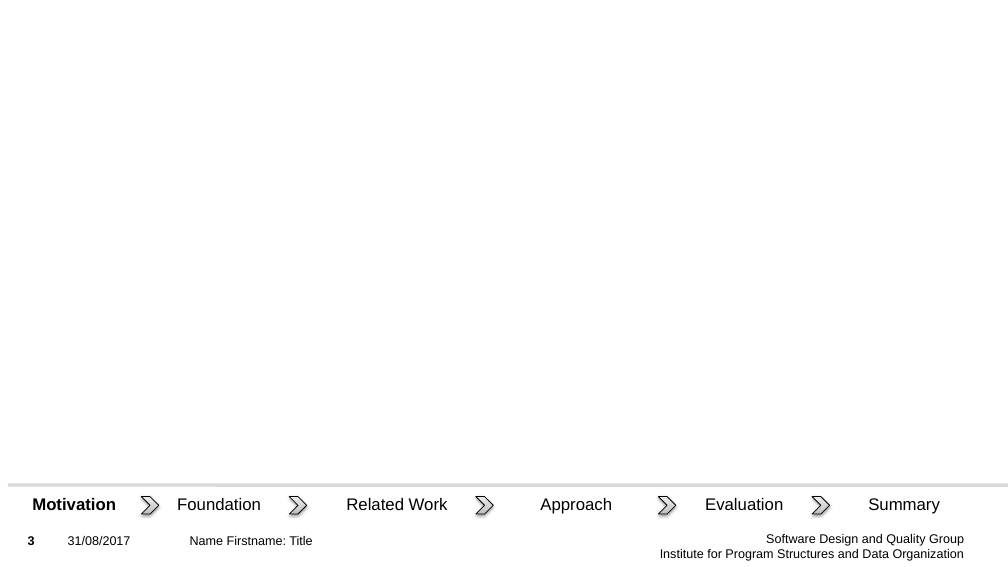
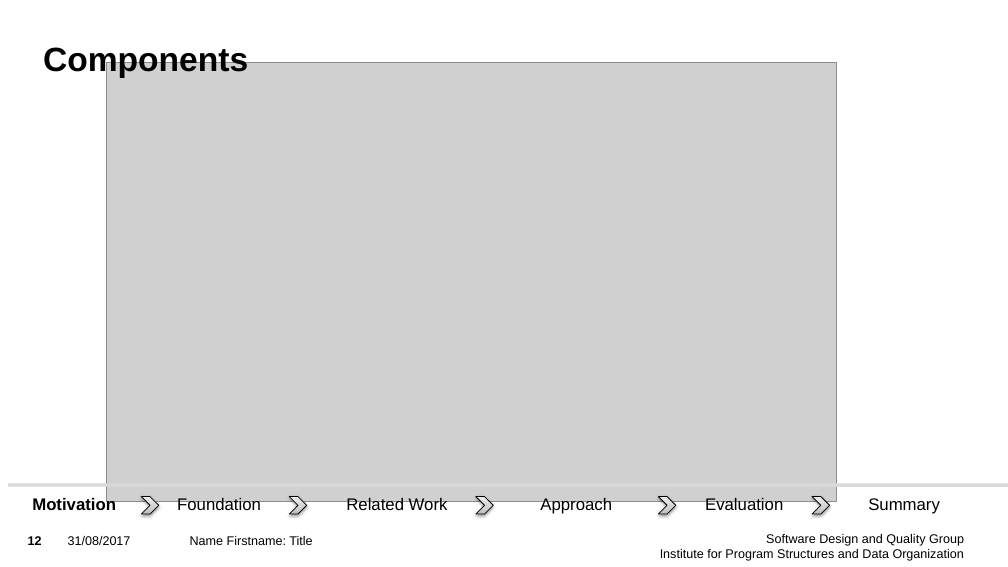
Before and after one commit to Benkler/PraktikumWerzeugeAgileModellierung, a slide deck: slide 12 of Präsentation/SDQ_Presentation_Template_16_9.pptx (slide 3 before the commit). Drawn at 1008x567 pixels with LibreOffice and Linux fonts; fonts in the diff are those of the drawing; grey boxes stand for pictures; background and template pictures are left out. Boxes give left, top, right and bottom in pixels: in the first picture for what was removed or moved away, otherwise in the second. Text is boxed around its words. In the diff, an @@ line names an element or a change of style, - is before the commit and + after.

```diff
--- a/Präsentation/SDQ_Presentation_Template_16_9.pptx
+++ b/Präsentation/SDQ_Presentation_Template_16_9.pptx
@@ title added at bbox=[43, 44, 248, 78], 32 pt, text #000000, bold @@
+Components
@@ picture added at bbox=[107, 62, 836, 501] @@
@@ page number at bbox=[28, 536, 42, 545]: text changed @@
-3
+12
```
Also in this commit, not shown: 11 other slides changed, 13 slides added, 7 other files.
